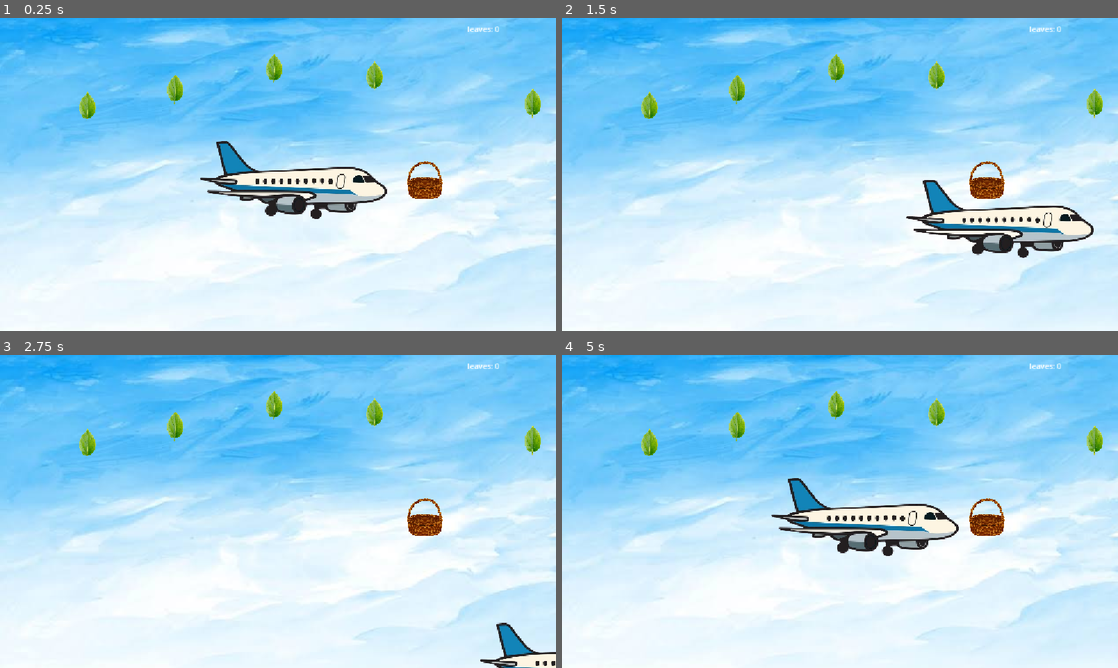
Above: before the commit, frames 1-4 (two rows, left to right).
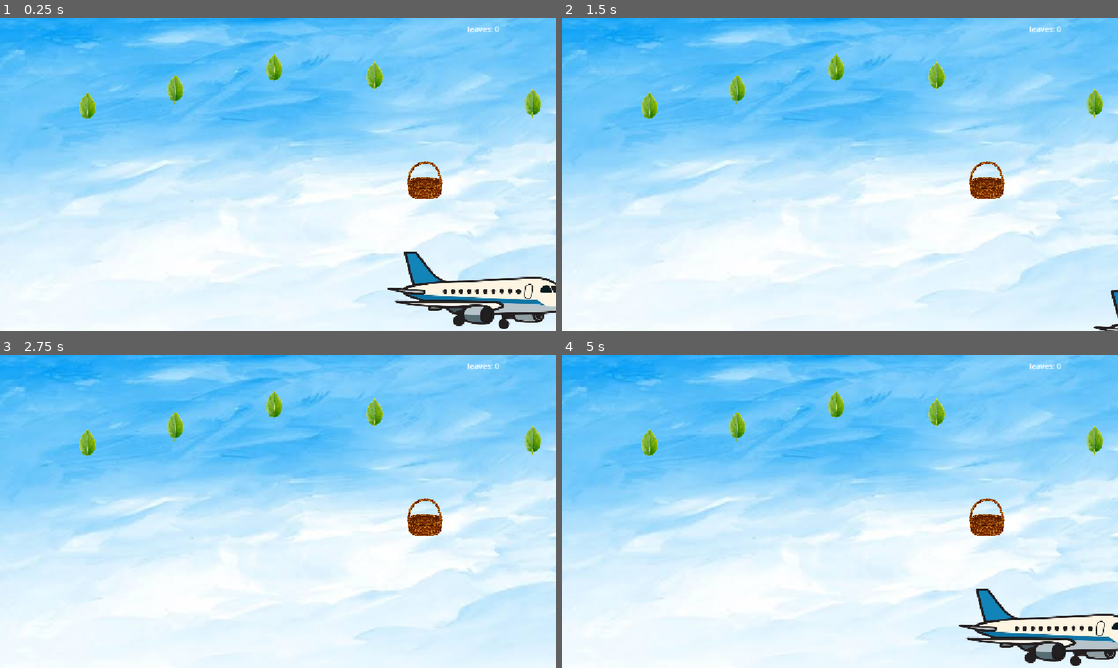
Above: after the commit, the same moments.

Repository: flyhigh14/hack-club-haven-project
Game: Godot game, scene res://main.tscn
The game is run twice, just before and just after one commit, with the same random seed, the same clock (stepped at 60 frames per second) and the same inputs.
Inputs:
- Up to frame 1 (0.25 s): no input
- Up to frame 2 (1.5 s): tap Enter at 0.5 s; hold Right (ui_right) 0.53-1.28 s; hold Down (ui_down) from 1.28 s (still down)
- Up to frame 3 (2.75 s): release Down (ui_down) at 2.03 s; hold Right (ui_right) from 2.03 s (still down)
- Up to frame 4 (5 s): release Right (ui_right) at 2.78 s; hold Up (ui_up) 2.78-3.53 s; hold Left (ui_left) from 3.53 s (still down)

The runs differ from the first frame. In frame 1, 7.5% of the frame differs, in the area x 36-100%, y 39-100%; in frame 2, 3.8%; in frame 3, 0.9%; in frame 4, 7.3%.

Commit message:
Movement test

Diff:
--- a/main.tscn
+++ b/main.tscn
@@ -33,7 +33,7 @@
 shape = SubResource("CircleShape2D_we6c4")
 
 [node name="Player" type="CharacterBody2D" parent="." unique_id=737348182]
-position = Vector2(608, 336)
+position = Vector2(997, 564)
 scale = Vector2(0.2, 0.2)
 script = ExtResource("1_h2yge")
 
@@ -46,7 +46,7 @@
 position = Vector2(-3559.9995, -320)
 
 [node name="CollisionShape2D" type="CollisionShape2D" parent="Player/pickupArea" unique_id=1616476057]
-position = Vector2(3559.9995, 280.00003)
+position = Vector2(3609.9995, 355.00003)
 shape = SubResource("RectangleShape2D_vrvny")
 
 [node name="heldLeaf" type="Sprite2D" parent="Player" unique_id=1454889041 groups=["leaf"]]
